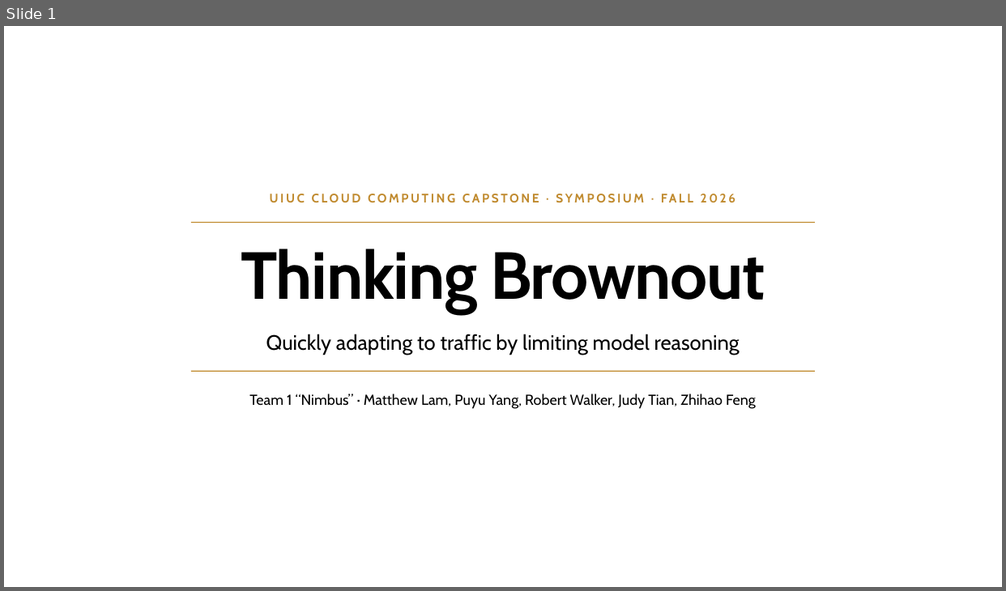
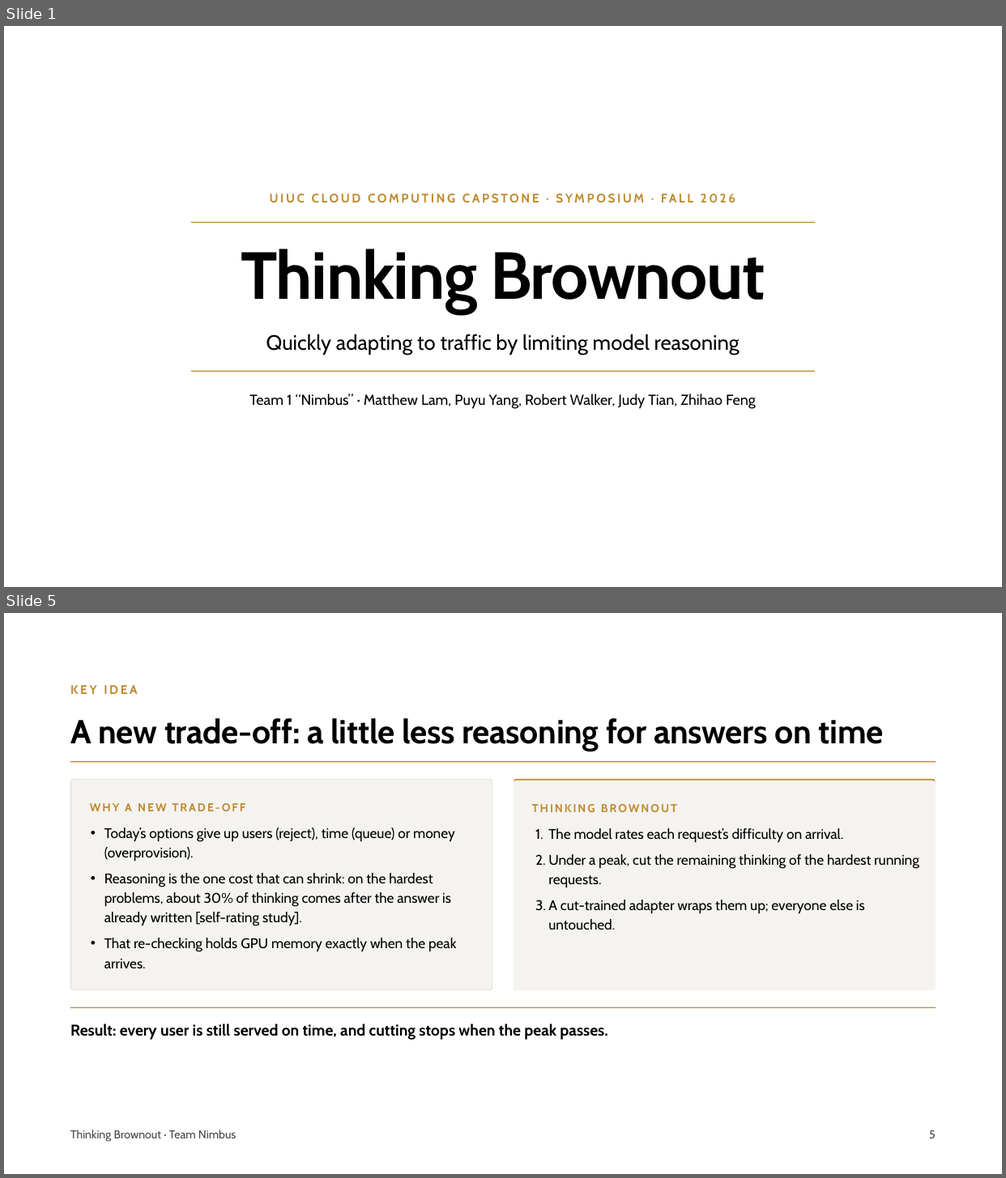
Before and after one commit to pyangyu/team1_nimbus_copy, a slide deck: Symposium Slides.pptx. Shown one above the other, each under a label of ours: slide 1 before the commit, slides 1 and 5 after it; the slides between them are not shown. The pictures are 1006x591 and 1006x1178 pixels, drawn with LibreOffice and Linux fonts; fonts in the diff are those of the drawing. Boxes give left, top, right and bottom in pixels: in the first picture for what was removed or moved away, otherwise in the second. Text is boxed around its words. In the diff, an @@ line names an element or a change of style, - is before the commit and + after.

Commit message:
Symposium Slides: on-prem framing, merged related work, key idea, new evaluation and conclusion

```diff
--- a/Symposium Slides.pptx
+++ b/Symposium Slides.pptx
@@ slide 5 added at bbox=[4, 613, 1002, 1174], background #FFFFFF @@
@@ text added at bbox=[70, 685, 137, 694], 12 pt, text #C08A2E, bold @@
+KEY IDEA
@@ title added at bbox=[70, 718, 884, 752], 32 pt, text #000000, bold @@
+A new trade-off: a little less reasoning for answers on time
@@ line added from (70, 762) to (936, 762), #C08A2E 1 pt @@
@@ rounded rectangle added at bbox=[70, 779, 492, 990], fill #F5F3F0, outline #DDD6CE 0.5 pt @@
@@ rounded rectangle added at bbox=[513, 779, 936, 991], fill #F5F3F0 @@
@@ freeform shape added at bbox=[513, 779, 936, 991], fill #C08A2E @@
@@ text added at bbox=[90, 803, 245, 811], 11 pt, text #C08A2E, bold @@
+WHY A NEW TRADE-OFF
@@ text added at bbox=[532, 804, 677, 812], 11 pt, text #C08A2E, bold @@
+THINKING BROWNOUT
@@ text added at bbox=[104, 828, 456, 969], 13.5 pt, text #000000 @@
+• Today’s options give up users (reject), time (queue) or money (overprovision).
+• Reasoning is the one cost that can shrink: on the hardest problems, about 30% of thinking comes after the answer is already written [self-rating study].
+• That re-checking holds GPU memory exactly when the peak arrives.
@@ text added at bbox=[548, 828, 919, 931], 13.5 pt, text #000000 @@
+1. The model rates each request’s difficulty on arrival.
+2. Under a peak, cut the remaining thinking of the hardest running requests.
+3. A cut-trained adapter wraps them up; everyone else is untouched.
@@ line added from (70, 1008) to (936, 1008), #C08A2E 1 pt @@
@@ text added at bbox=[70, 1024, 607, 1040], 15 pt, text #000000, bold @@
+Result: every user is still served on time, and cutting stops when the peak passes.
@@ text added at bbox=[70, 1130, 236, 1141], 11 pt, text #444444 @@
+Thinking Brownout · Team Nimbus
@@ text added at bbox=[929, 1131, 936, 1139], 11 pt, text #444444 @@
+5
```
Also in this commit, not shown: 3 slides changed, 4 other slides added, 3 slides removed.
